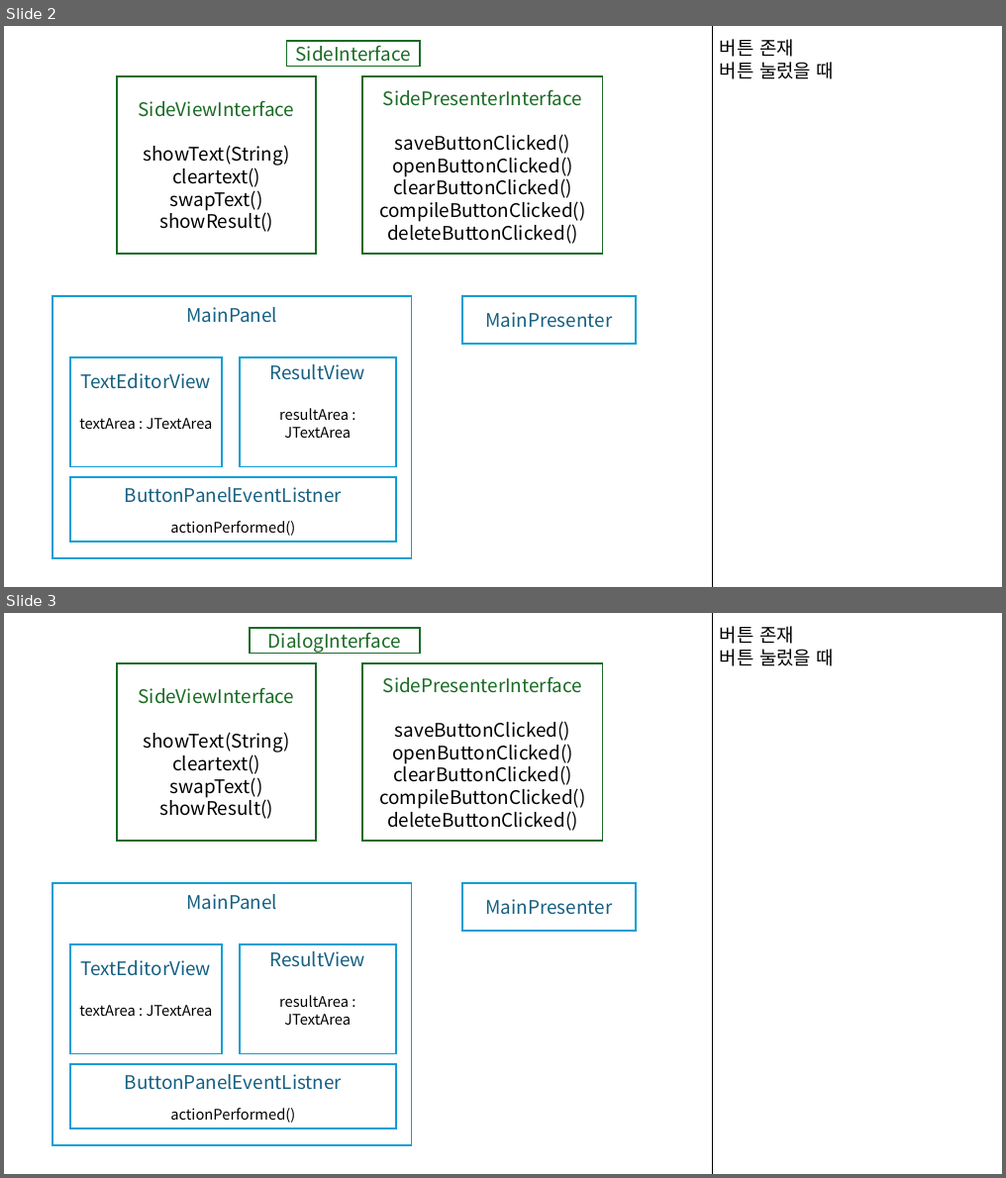
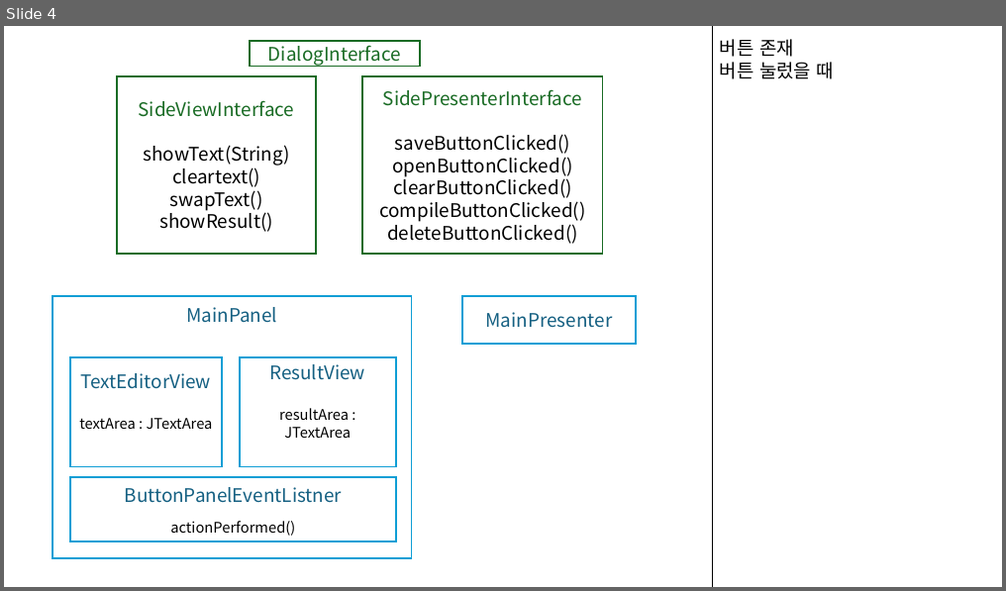
Before and after one commit to dasfaf4464/File, a slide deck: blueprint/프레젠테이션1.pptx. Shown one above the other, each under a label of ours: slides 2 and 3 before the commit, slide 4 after it. The pictures are 1006x1178 and 1006x591 pixels, drawn with LibreOffice and Linux fonts; fonts in the diff are those of the drawing. Boxes give left, top, right and bottom in pixels: in the first picture for what was removed or moved away, otherwise in the second. Text is boxed around its words. In the diff, an @@ line names an element or a change of style, - is before the commit and + after.

```diff
--- a/blueprint/프레젠테이션1.pptx
+++ b/blueprint/프레젠테이션1.pptx
@@ slide 2 removed at (4,26,1002,587), background #FFFFFF @@
@@ rectangle removed at (287,41,420,67) @@
-SideInterface
@@ line removed from (713, 26) to (713, 587) @@
@@ text removed at (720,39,834,79) @@
-버튼 존재
-버튼 눌렀을 때
@@ rectangle removed at (117,76,316,254) @@
-SideViewInterface
-showText(String)
-cleartext()
-swapText()
-showResult()
@@ rectangle removed at (362,76,603,254) @@
-SidePresenterInterface
-saveButtonClicked()
-openButtonClicked()
-clearButtonClicked()
-compileButtonClicked()
-deleteButtonClicked()
@@ rectangle removed at (53,296,411,559) @@
-MainPanel
@@ rectangle removed at (462,296,636,344) @@
-MainPresenter
@@ rectangle removed at (70,358,222,468) @@
-TextEditorView
-textArea : JTextArea
@@ rectangle removed at (240,358,396,468) @@
-ResultView
-resultArea : JTextArea
@@ rectangle removed at (70,477,396,542) @@
-ButtonPanelEventListner
-actionPerformed()
@@ what was slide 3 is now slide 4 @@
```
Also in this commit, not shown: 1 slide changed, 2 slides added, 5 other files.
